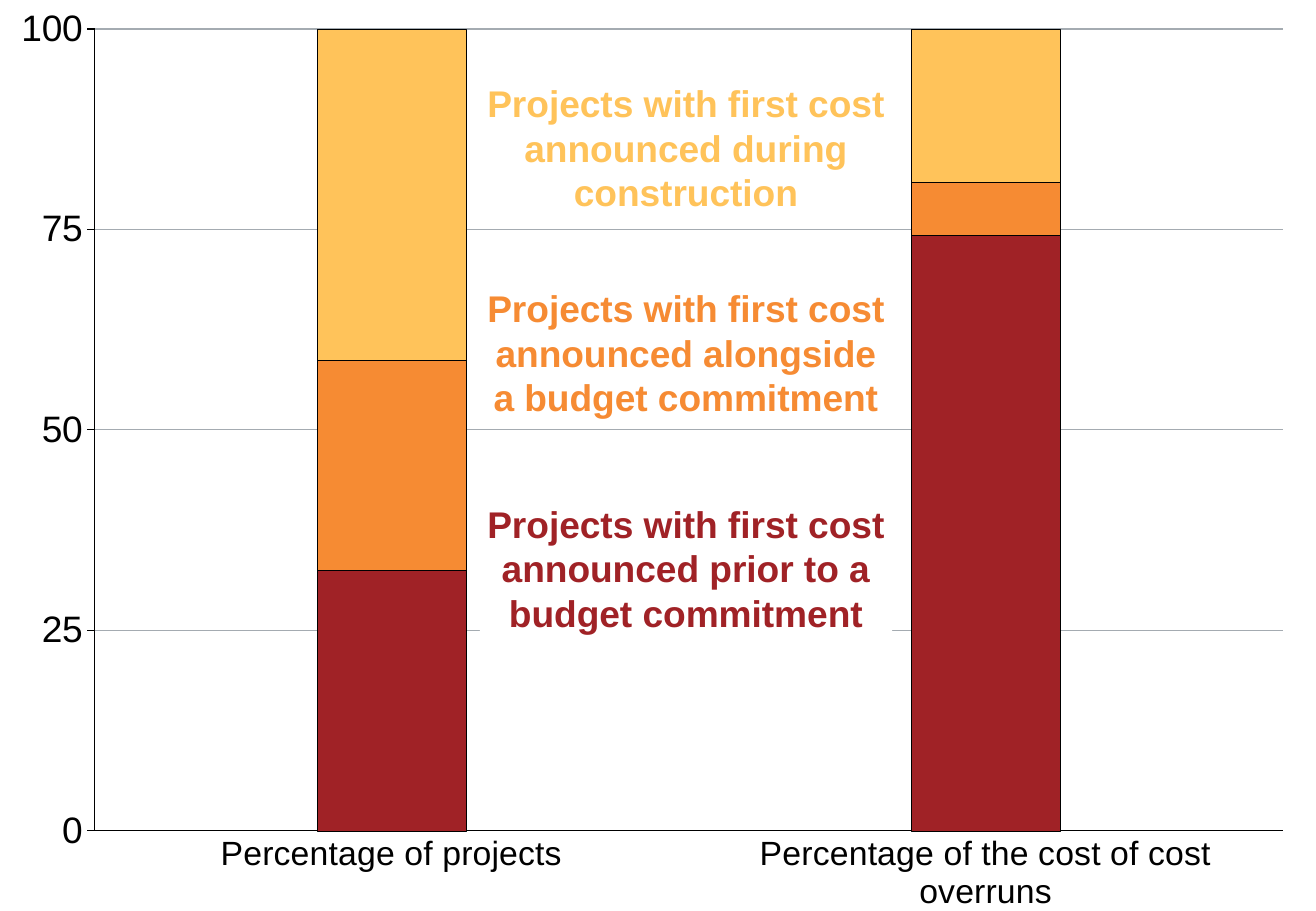
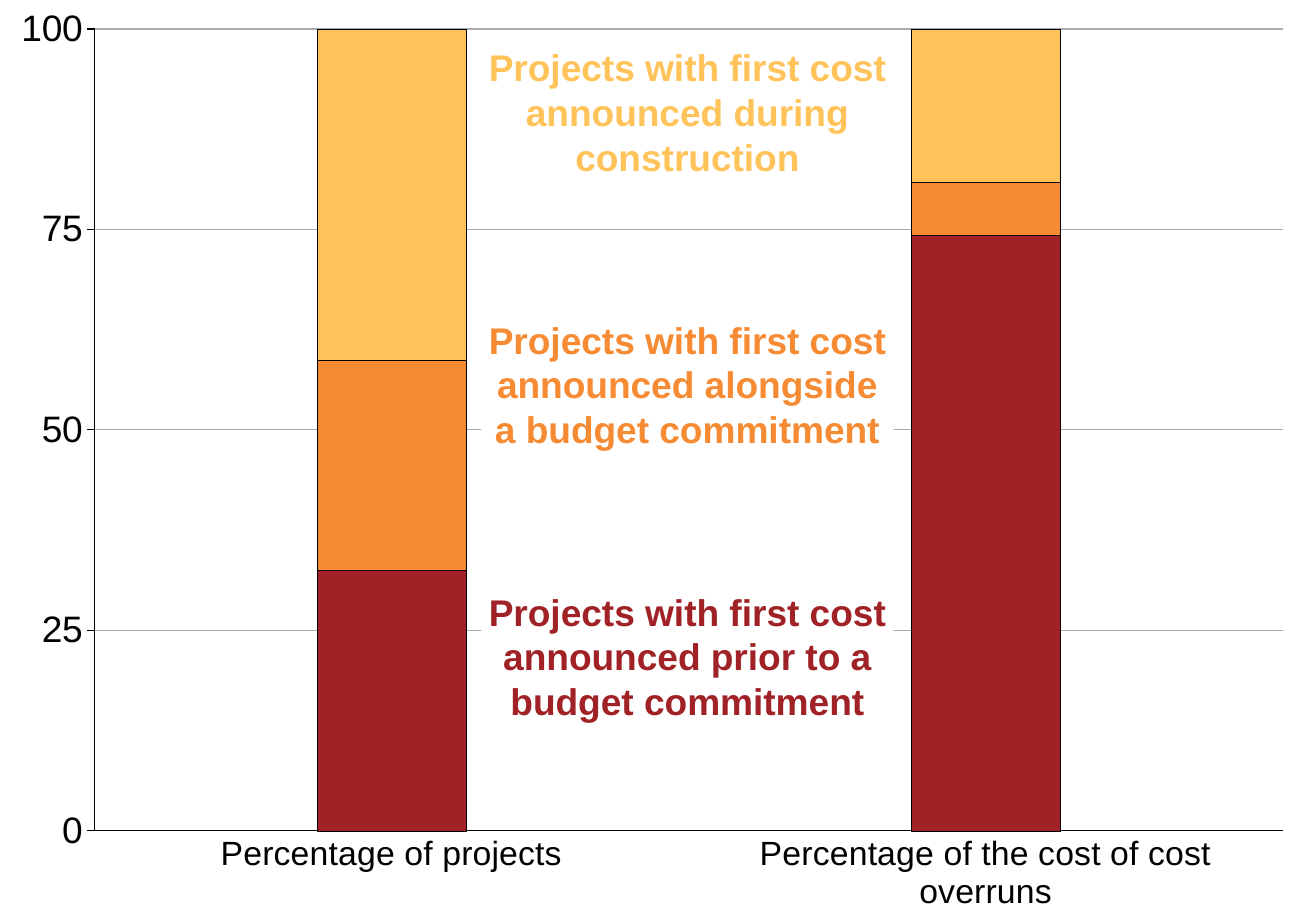
Before and after one commit to grattaninstitute/Cost-overruns-report, a slide deck: slide 7 of atlas/Charts_CO.pptx. Drawn at 1316x911 pixels with LibreOffice and Linux fonts; fonts in the diff are those of the drawing. Boxes give left, top, right and bottom in pixels: in the first picture for what was removed or moved away, otherwise in the second. Text is boxed around its words. In the diff, an @@ line names an element or a change of style, - is before the commit and + after.

```diff
--- a/atlas/Charts_CO.pptx
+++ b/atlas/Charts_CO.pptx
@@ text "Projects with first cost": place and size @@
-text "Projects with first cost" at box(487, 90, 884, 207)
+text "Projects with first cost" at box(489, 54, 886, 172)
@@ text "Projects with first cost": place and size @@
-text "Projects with first cost" at box(487, 295, 884, 418)
+text "Projects with first cost" at box(489, 327, 886, 450)
@@ text "Projects with first cost": place and size @@
-text "Projects with first cost" at box(487, 511, 884, 634)
+text "Projects with first cost" at box(489, 599, 886, 722)
```
Also in this commit, not shown: 1 other slide changed, 8 other files.
